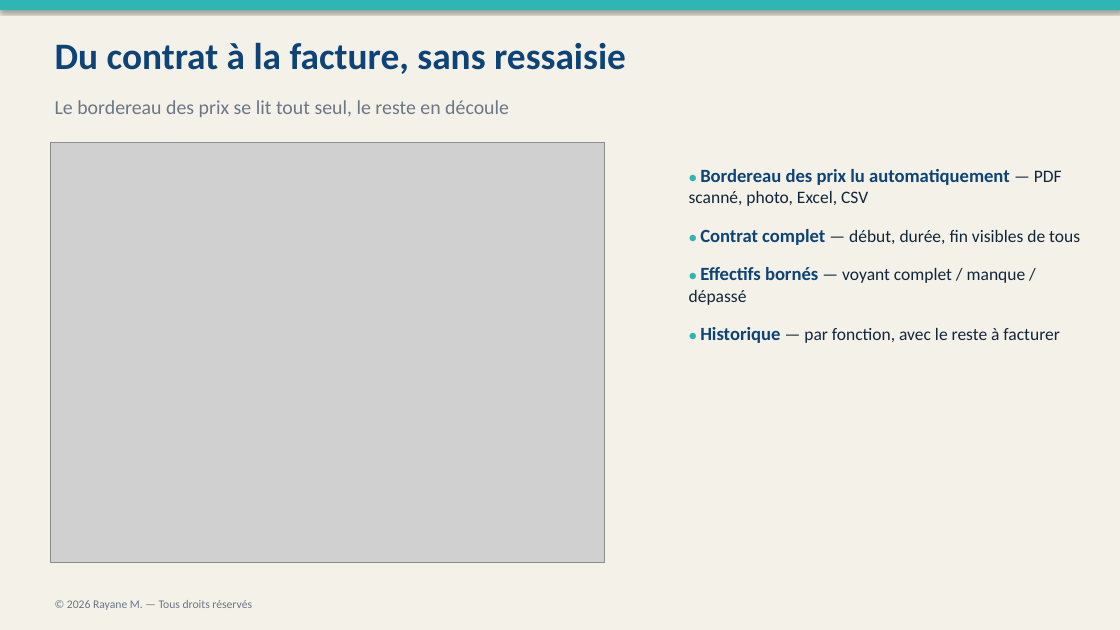
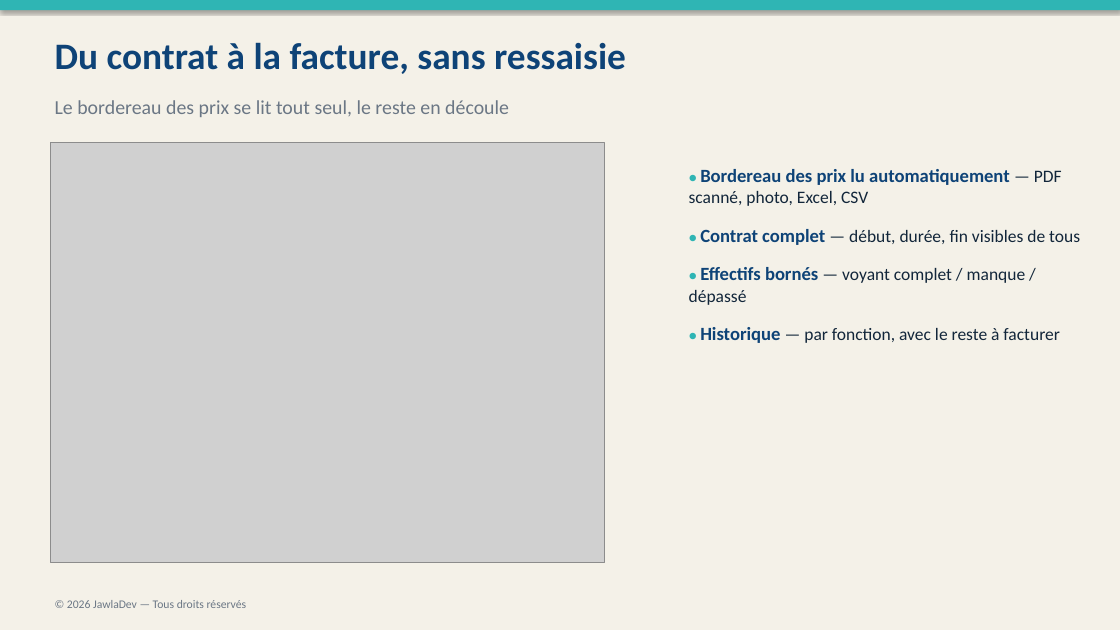
Before and after one commit to rayanem-dev/pointage-app, a slide deck: slide 11 of Kit-Sijil/Sijil-Presentation.pptx. Drawn at 1120x630 pixels with LibreOffice and Linux fonts; fonts in the diff are those of the drawing; grey boxes stand for pictures. Boxes give left, top, right and bottom in pixels: in the first picture for what was removed or moved away, otherwise in the second. Text is boxed around its words. In the diff, an @@ line names an element or a change of style, - is before the commit and + after.

```diff
--- a/Kit-Sijil/Sijil-Presentation.pptx
+++ b/Kit-Sijil/Sijil-Presentation.pptx
@@ text at box(67, 600, 247, 608): text changed @@
-© 2026 Rayane M. — Tous droits réservés
+© 2026 JawlaDev — Tous droits réservés
```
Also in this commit, not shown: 18 other slides changed, 21 other files.
